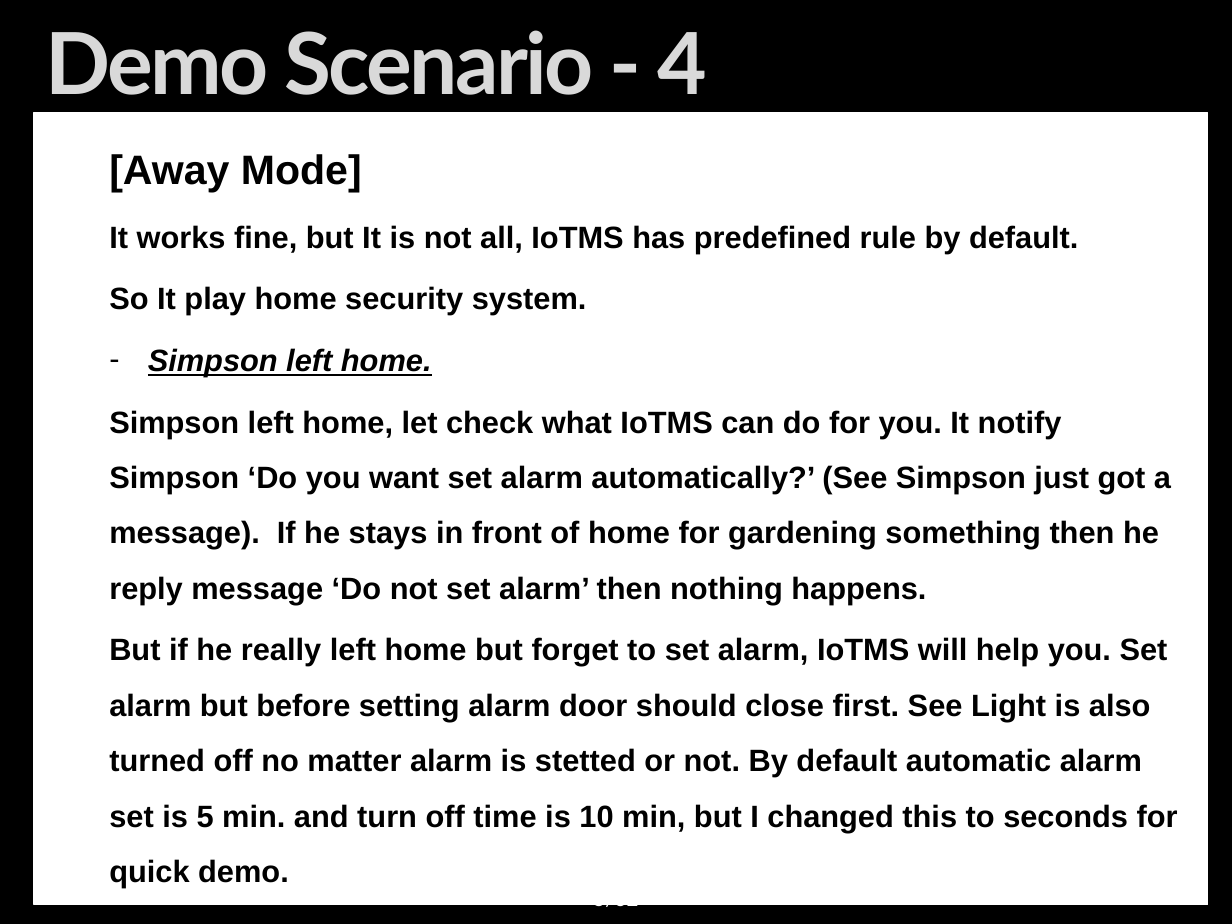
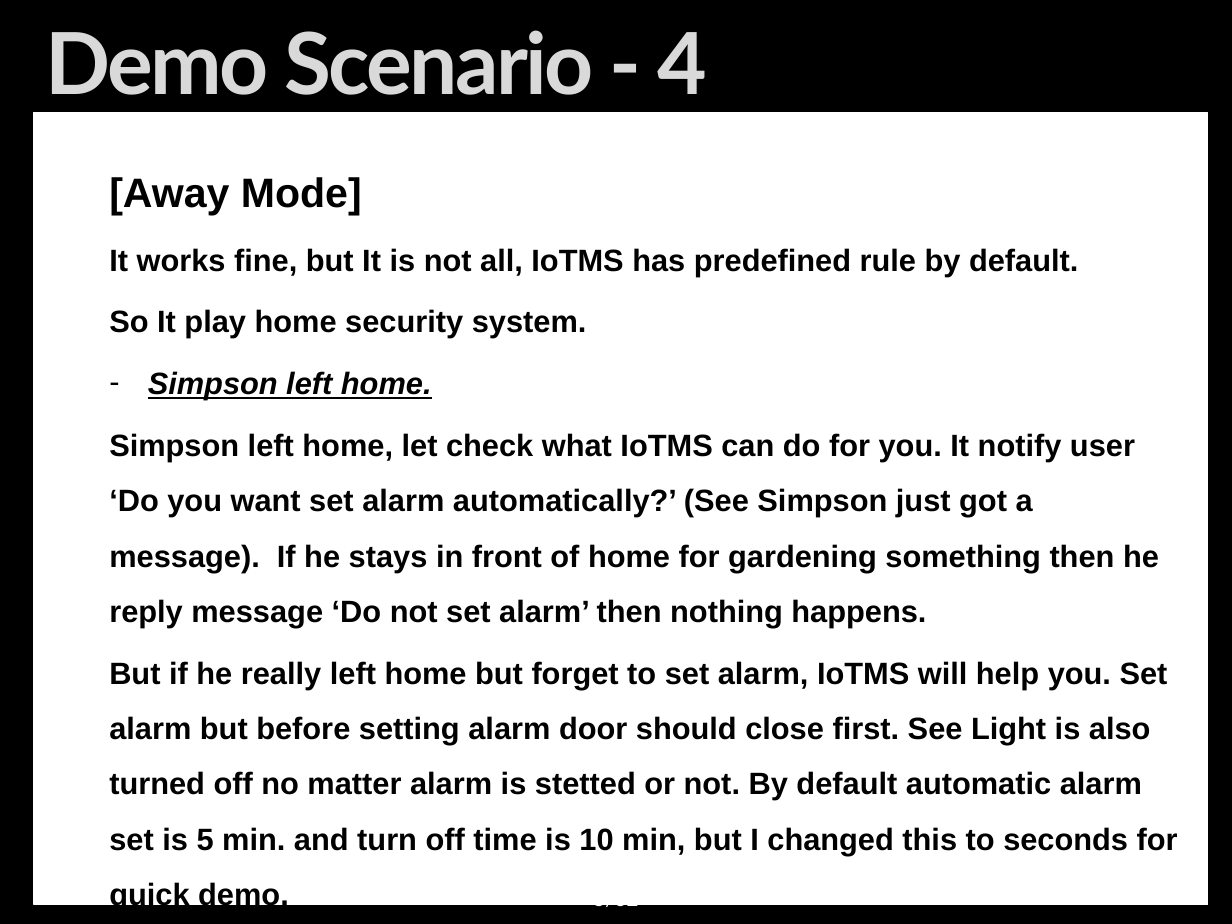
Before and after one commit to youkkwon/smarthome, a slide deck: slide 5 of doc/Demo_0626_0315.pptx. Drawn at 1232x924 pixels with LibreOffice and Linux fonts; fonts in the diff are those of the drawing; background and template pictures are left out. Boxes give left, top, right and bottom in pixels: in the first picture for what was removed or moved away, otherwise in the second. Text is boxed around its words. In the diff, an @@ line names an element or a change of style, - is before the commit and + after.

Commit message:
update Demo scenario

```diff
--- a/doc/Demo_0626_0315.pptx
+++ b/doc/Demo_0626_0315.pptx
@@ text "[Away Mode]": place and size @@
-text "[Away Mode]" at (109,154,1178,888)
+text "[Away Mode]" at (109,177,1178,911)
@@ text at (109,433,1159,628): text changed @@
-Simpson left home, let check what IoTMS can do for you. It notify Simpson ‘Do you want set alarm automatically?’ (See Simpson just got a message). If he stays in front of home for gardening something then he reply message ‘Do not set alarm’ then nothing happens.
+Simpson left home, let check what IoTMS can do for you. It notify user ‘Do you want set alarm automatically?’ (See Simpson just got a message). If he stays in front of home for gardening something then he reply message ‘Do not set alarm’ then nothing happens.
```
Also in this commit, not shown: 1 other slide changed.
